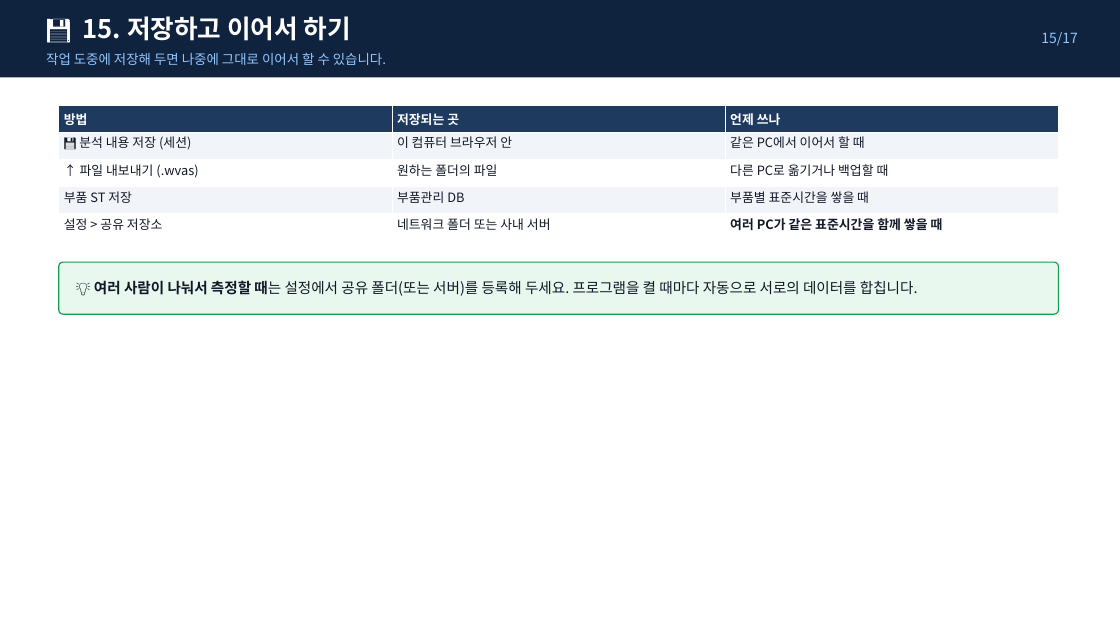
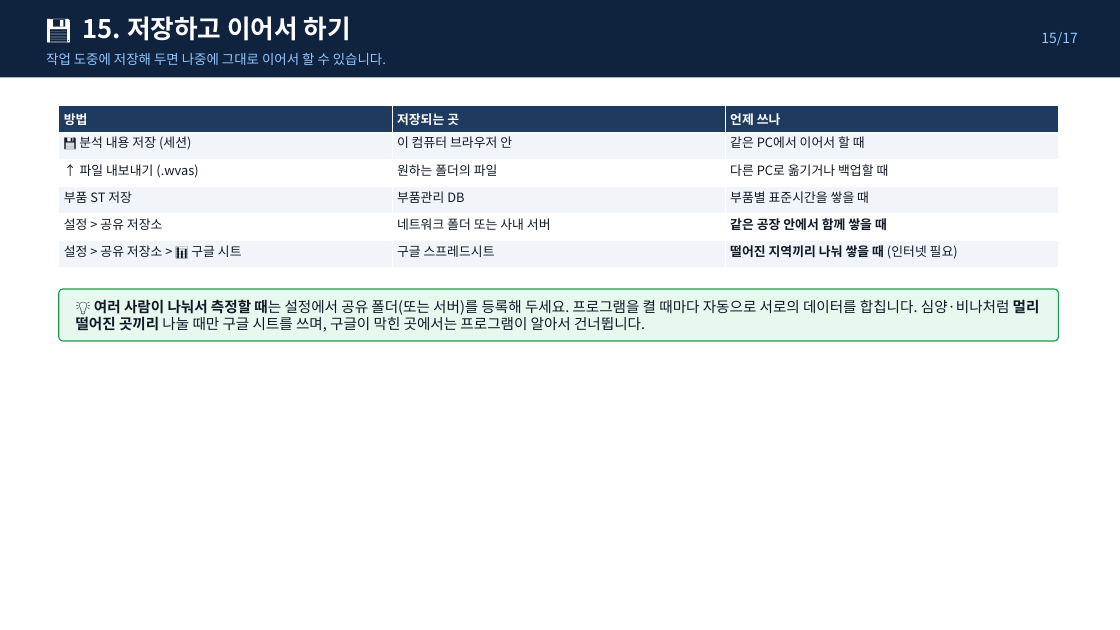
Before and after one commit to lovekhl83-stack/pie-work-analysis-cn, a slide deck: slide 31 of PIE_가이드_한국어.pptx. Drawn at 1120x630 pixels with LibreOffice and Linux fonts; fonts in the diff are those of the drawing. Boxes give left, top, right and bottom in pixels: in the first picture for what was removed or moved away, otherwise in the second. Text is boxed around its words. In the diff, an @@ line names an element or a change of style, - is before the commit and + after.

```diff
--- a/PIE_가이드_한국어.pptx
+++ b/PIE_가이드_한국어.pptx
@@ table at box(59, 105, 1060, 268) @@
-row 5: 설정 > 공유 저장소 | 네트워크 폴더 또는 사내 서버 | 여러 PC가 같은 표준시간을 함께 쌓을 때
+row 5: 설정 > 공유 저장소 | 네트워크 폴더 또는 사내 서버 | 같은 공장 안에서 함께 쌓을 때
+row 6: 설정 > 공유 저장소 > 📊 구글 시트 | 구글 스프레드시트 | 떨어진 지역끼리 나눠 쌓을 때 (인터넷 필요)
@@ rounded rectangle: place and size @@
-rounded rectangle at box(59, 262, 1059, 314)
+rounded rectangle at box(59, 289, 1059, 341)
@@ text at box(76, 299, 1040, 332): text changed @@
-💡 여러 사람이 나눠서 측정할 때는 설정에서 공유 폴더(또는 서버)를 등록해 두세요. 프로그램을 켤 때마다 자동으로 서로의 데이터를 합칩니다.
+💡 여러 사람이 나눠서 측정할 때는 설정에서 공유 폴더(또는 서버)를 등록해 두세요. 프로그램을 켤 때마다 자동으로 서로의 데이터를 합칩니다. 심양·비나처럼 멀리 떨어진 곳끼리 나눌 때만 구글 시트를 쓰며, 구글이 막힌 곳에서는 프로그램이 알아서 건너뜁니다.
```
Also in this commit, not shown: 4 other files.
